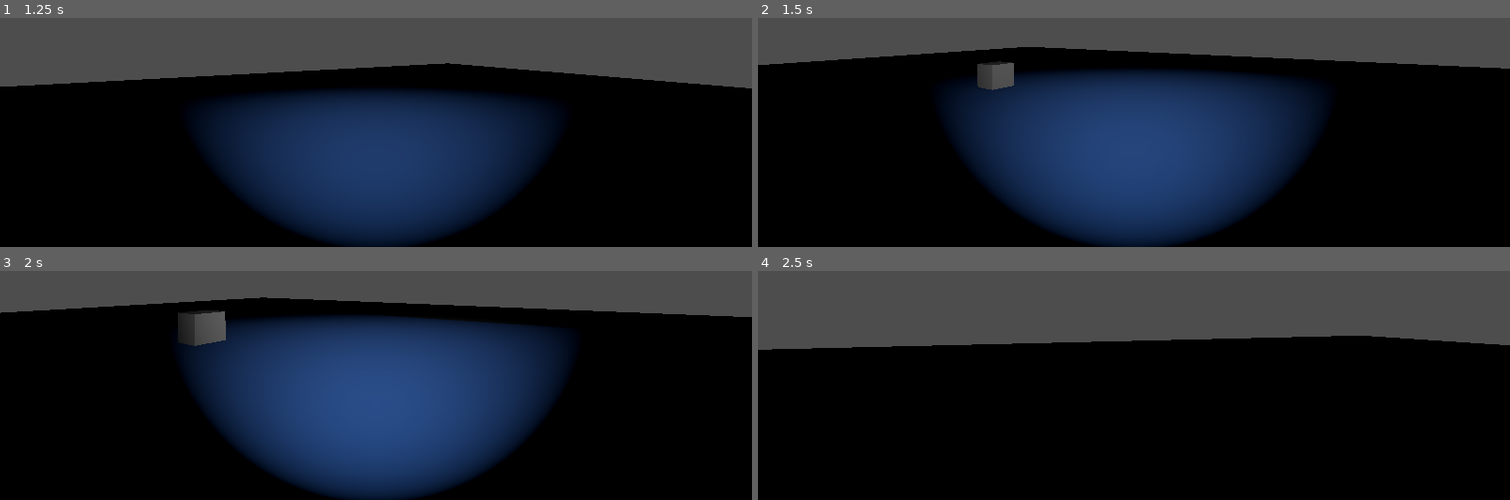
Above: before the commit, frames 1-4 (two rows, left to right).
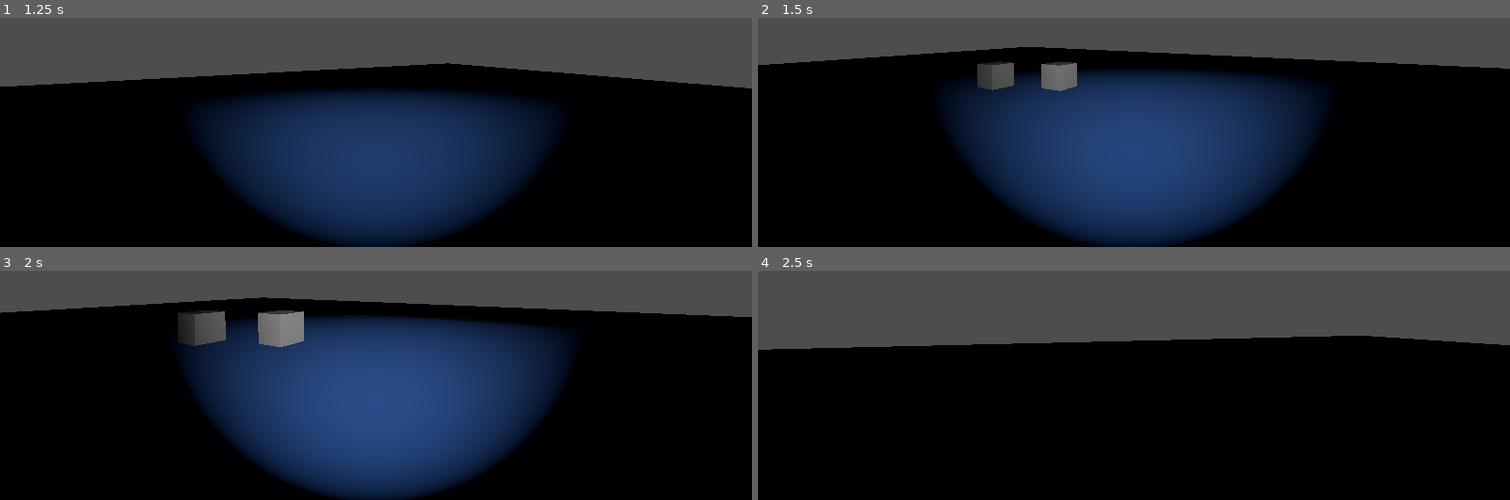
Above: after the commit, the same moments.

Repository: ztamagoru/LaboratorioII
Game: Godot game, scene res://scene_test.tscn
Same seed, same stepped clock (60 frames per second), same inputs: the game is played once before the commit and once after it. The engine's default icon, where the game draws it, is replaced by a stand-in: a white triangle on a blue panel in a dark square.
Inputs (mouse positions are in pixels of both pictures, inside the frame that each line leads up to):
- Up to frame 1 (1.25 s): tap Enter (ui_accept) at 0.5, 0.8 s; move the mouse to (413, 34) at 0.52 s; hold W (move_forward) from 0.53 s (still down); hold F (flashlight) from 0.53 s (still down); tap Space (move_jump) at 0.77 s
- Up to frame 2 (1.5 s): keep holding W (move_forward); move the mouse to (1096, 38) at 1.27 s; release F (flashlight) at 1.28 s; tap Enter (ui_accept) at 1.35 s
- Up to frame 3 (2 s): keep holding W (move_forward); tap Space (move_jump) at 1.52 s; tap E (interact, bound only after the commit) at 1.55 s
- Up to frame 4 (2.5 s): keep holding W (move_forward); move the mouse to (1149, 282) at 2.02 s; hold E (interact, bound only after the commit) from 2.03 s (still down); tap F (flashlight) at 2.3 s

Frame 1 is identical in both runs. In frame 2, 0.6% of the frame differs, in the area x 37-43%, y 18-32%; in frame 3, 0.9%, in the area x 34-41%, y 17-34%; in frame 4, nothing differs.

Commit message:
Añadido sistema del enemigo

Diff:
--- a/project.godot
+++ b/project.godot
@@ -56,3 +56,8 @@
 "events": [Object(InputEventKey,"resource_local_to_scene":false,"resource_name":"","device":-1,"window_id":0,"alt_press …(192 unchanged characters)…
 ]
 }
+interact={
+"deadzone": 0.2,
+"events": [Object(InputEventKey,"resource_local_to_scene":false,"resource_name":"","device":-1,"window_id":0,"alt_pressed":false,"shift_pressed":false,"ctrl_pressed":false,"meta_pressed":false,"pressed":false,"keycode":0,"physical_keycode":69,"key_label":0,"unicode":101,"location":0,"echo":false,"script":null)
+]
+}
--- a/scene_test.tscn
+++ b/scene_test.tscn
@@ -1,8 +1,9 @@
-[gd_scene load_steps=7 format=3 uid="uid://cvm6cqln8txh0"]
+[gd_scene load_steps=8 format=3 uid="uid://cvm6cqln8txh0"]
 
 [ext_resource type="Texture2D" uid="uid://b5lk0cj8gunfw" path="res://icon.svg" id="1_oqoec"]
 [ext_resource type="PackedScene" uid="uid://lo8hel43hvuk" path="res://scenes/components/player/player.tscn" id="2_6v5sk"]
 [ext_resource type="PackedScene" uid="uid://bgtcyrm5itu6l" path="res://scenes/components/enemies/radio enemy/radio.tscn" id="3_6v5sk"]
+[ext_resource type="PackedScene" uid="uid://cpa0wrsfhxj55" path="res://scenes/components/enemies/radio enemy/chair.tscn" id="4_k8rpb"]
 
 [sub_resource type="BoxShape3D" id="BoxShape3D_k8rpb"]
 size = Vector3(100, 1, 100)
@@ -72,5 +73,11 @@
 [node name="Player" parent="." instance=ExtResource("2_6v5sk")]
 transform = Transform3D(1, 0, 0, 0, 1, 0, 0, 0, 1, 0, 1, 0)
 
-[node name="Radio" parent="." instance=ExtResource("3_6v5sk")]
+[node name="Radio" parent="." node_paths=PackedStringArray("chair_area") instance=ExtResource("3_6v5sk")]
 transform = Transform3D(1, 0, 0, 0, 1, 0, 0, 0, 1, -9.51149, 0.615511, -11.2153)
+chair_area = NodePath("../Chair/ChairArea")
+
+[node name="Chair" parent="." instance=ExtResource("4_k8rpb")]
+transform = Transform3D(1, 0, 0, 0, 1, 0, 0, 0, 1, -6.99168, 0.31023, -12.3487)
+
+[editable path="Chair"]
--- /dev/null
+++ b/scenes/components/enemies/radio enemy/chair.gd
@@ -0,0 +1,94 @@
+extends Area3D
+
+signal player_sat_down
+signal player_stood_up
+
+@export var sit_position: Marker3D
+@export var prompt_label: Label3D
+
+var player_in_range: bool = false
+var player_is_sitting: bool = false
+var player_ref: Node3D = null
+
+func _ready():
+	body_entered.connect(_on_body_entered)
+	body_exited.connect(_on_body_exited)
+
+	if prompt_label:
+		prompt_label.visible = false
+
+func _on_body_entered(body):
+	if body.is_in_group("player"):
+		player_in_range = true
+		player_ref = body
+
+		if prompt_label:
+			prompt_label.visible = true
+			prompt_label.text = "[E] Sentarse"
+
+func _on_body_exited(body):
+	if body.is_in_group("player") and not player_is_sitting:
+		player_in_range = false
+		player_ref = null
+
+		if prompt_label:
+			prompt_label.visible = false
+
+func _input(event):
+	# SENTARSE con E
+	if player_in_range and not player_is_sitting:
+		if event is InputEventKey and event.pressed and event.keycode == KEY_E:
+			sit_down()
+		elif event.is_action_pressed("interact"):
+			sit_down()
+
+	# LEVANTARSE con Espacio
+	elif player_is_sitting and event.is_action_pressed("ui_accept"):
+		stand_up()
+
+func sit_down():
+	if not player_ref:
+		return
+
+	if not sit_position:
+		return
+
+	player_is_sitting = true
+
+	# Mover al jugador
+	player_ref.global_position = sit_position.global_position
+	player_ref.global_rotation = sit_position.global_rotation
+
+	# Desactivar movimiento
+	if player_ref.has_method("set_can_move"):
+		player_ref.set_can_move(false)
+	else:
+		player_ref.set_physics_process(false)
+
+	if prompt_label:
+		prompt_label.visible = false
+
+	# AVISAR A LA RADIO
+	player_sat_down.emit()
+
+func stand_up():
+	if not player_is_sitting:
+		return
+
+	player_is_sitting = false
+
+	# Reactivar movimiento
+	if player_ref:
+		if player_ref.has_method("set_can_move"):
+			player_ref.set_can_move(true)
+		else:
+			player_ref.set_physics_process(true)
+
+		# Mover un poco adelante
+		player_ref.global_position += player_ref.global_transform.basis.z * 1.0
+
+	# AVISAR A LA RADIO
+	player_stood_up.emit()
+
+	if player_in_range and prompt_label:
+		prompt_label.visible = true
--- /dev/null
+++ b/scenes/components/enemies/radio enemy/chair.tscn
@@ -0,0 +1,33 @@
+[gd_scene load_steps=6 format=3 uid="uid://cpa0wrsfhxj55"]
+
+[ext_resource type="Script" uid="uid://coxxlfvhvjwwv" path="res://scenes/components/enemies/radio enemy/chair.gd" id="1_lhth8"]
+
+[sub_resource type="PhysicsMaterial" id="PhysicsMaterial_lhth8"]
+
+[sub_resource type="BoxMesh" id="BoxMesh_lhth8"]
+
+[sub_resource type="BoxShape3D" id="BoxShape3D_lhth8"]
+
+[sub_resource type="BoxShape3D" id="BoxShape3D_7ib1l"]
+size = Vector3(0.996582, 1, 1)
+
+[node name="Chair" type="StaticBody3D"]
+physics_material_override = SubResource("PhysicsMaterial_lhth8")
+
+[node name="MeshInstance3D" type="MeshInstance3D" parent="."]
+mesh = SubResource("BoxMesh_lhth8")
+
+[node name="CollisionShape3D" type="CollisionShape3D" parent="."]
+shape = SubResource("BoxShape3D_lhth8")
+
+[node name="ChairArea" type="Area3D" parent="." node_paths=PackedStringArray("sit_position")]
+transform = Transform3D(3, 0, 0, 0, 1, 0, 0, 0, 3, 0, 0, 0)
+script = ExtResource("1_lhth8")
+sit_position = NodePath("../SitPosition")
+
+[node name="CollisionShape3D" type="CollisionShape3D" parent="ChairArea"]
+transform = Transform3D(1, 0, 0, 0, 1, 0, 0, 0, 1, 0.00170898, 0, 0)
+shape = SubResource("BoxShape3D_7ib1l")
+
+[node name="SitPosition" type="Marker3D" parent="."]
+transform = Transform3D(1, 0, 0, 0, 1, 0, 0, 0, 1, 0, 0.279857, 0)
--- a/scenes/components/enemies/radio enemy/radio.gd
+++ b/scenes/components/enemies/radio enemy/radio.gd
@@ -1,29 +1,139 @@
 extends RigidBody3D
 
 @export var radio_music : AudioStreamPlayer3D
-
 @export var pause_timer : Timer
 @export var playing_timer : Timer
 
-const pause_min : int = 10
-const pause_max : int = 20
+@export var chair_area : Area3D
 
-const play_min : int = 25
-const play_max : int = 50
+# Configuración de eventos de distorsión
+@export_group("Distortion Settings")
+@export var min_time_between_distortions: float = 10.0  # Tiempo mínimo entre distorsiones
+@export var max_time_between_distortions: float = 30.0  # Tiempo máximo entre distorsiones
+@export var distortion_duration: float = 10.0  # Duración de la distorsión
+
+# Variables para el sistema de distorsión
+var is_distorting: bool = false
+var is_player_seated: bool = false
+var distortion_timer: float = 0.0
+var next_distortion_timer: float = 0.0
+var original_pitch: float = 1.0
+var player_reference: CharacterBody3D = null
 
 func _ready():
-	radio_music.play(0.0)
-	playing_timer.start(float(random_duration(play_min, play_max)))
+	if radio_music:
+		original_pitch = radio_music.pitch_scale
+		radio_music.play(0.0)
 
-func _on_playing_timer_timeout() -> void:
-	radio_music.stop()
-	pause_timer.start(float(random_duration(pause_min, pause_max)))
+	# Programar el primer evento de distorsión
+	schedule_next_distortion()
 
-func _on_pause_timer_timeout() -> void:
-	radio_music.play(0.0)
-	playing_timer.start(float(random_duration(play_min, play_max)))
+	if chair_area:
+		chair_area.player_sat_down.connect(_on_player_sat_down)
+		chair_area.player_stood_up.connect(_on_player_stood_up)
 
-func random_duration(min : int, max : int):
-	var duration = randi_range(min, max)
-	print(duration)
-	return duration
+func _process(delta):
+	# Contador para el próximo evento de distorsión
+	if not is_distorting and next_distortion_timer > 0:
+		next_distortion_timer -= delta
+		if next_distortion_timer <= 0:
+			start_distortion()
+	else:
+		distortion_timer += delta
+		var progress = distortion_timer / distortion_duration
+
+		apply_distortion(progress)
+
+		if distortion_timer >= distortion_duration:
+			end_distortion()
+
+func schedule_next_distortion():
+	next_distortion_timer = randf_range(min_time_between_distortions, max_time_between_distortions)
+	print("Próxima distorsión en: %.1f segundos" % next_distortion_timer)
+
+func start_distortion():
+	is_distorting = true
+	distortion_timer = 0.0
+	print("¡ALERTA! La radio comienza a distorsionarse...")
+	print("¡Corre a sentarte en la silla antes de que sea tarde!")
+	print("Tienes %.0f segundos..." % distortion_duration)
+
+func apply_distortion(progress: float):
+	if not radio_music:
+		return
+
+	# Distorsión de pitch (fluctúa de manera errática)
+	var pitch_variation = sin(progress * PI * 6.0) * 0.4 * progress
+	radio_music.pitch_scale = original_pitch + pitch_variation - (progress * 0.3)
+
+	# Reducir volumen gradualmente hasta silencio total
+	var volume_db = lerp(0.0, -80.0, progress)
+	radio_music.volume_db = volume_db
+
+	# Efecto de "corte" aleatorio cuando está muy distorsionado
+	if progress > 0.6 and randf() < 0.15:
+		radio_music.volume_db = -80.0
+		await get_tree().create_timer(0.05).timeout
+		if is_distorting:  # Verificar que aún está en distorsión
+			radio_music.volume_db = lerp(0.0, -80.0, progress)
+
+func end_distortion():
+	is_distorting = false
+	distortion_timer = 0.0
+
+	if radio_music:
+		radio_music.stop()
+
+	print("La música se detuvo")
+
+	# Verificar si el jugador está sentado
+	if is_player_seated:
+		# El jugador sobrevive
+		print("¡SOBREVIVISTE!")
+		await get_tree().create_timer(1.0).timeout
+		restore_audio()
+		schedule_next_distortion()
+	else:
+		# El jugador muere
+		print("¡NO ESTABAS SENTADO! GAME OVER")
+		await get_tree().create_timer(0.5).timeout
+		kill_player()
+
+func restore_audio():
+	if radio_music:
+		# Restaurar configuración original
+		radio_music.pitch_scale = original_pitch
+		radio_music.volume_db = 0.0
+		# Reiniciar la música
+		radio_music.play(0.0)
+		print("La música vuelve a la normalidad")
+
+func kill_player():
+	print(" === GAME OVER ===")
+
+	# Desactivar físicas del jugador
+	if player_reference:
+		player_reference.set_physics_process(false)
+		# Si tienes un script de movimiento, desactívalo
+		if player_reference.has_method("disable_movement"):
+			player_reference.disable_movement()
+
+	# Mostrar Game Over
+	show_game_over()
+
+func show_game_over():
+	# Implementar pantalla de Game Over
+	await get_tree().create_timer(2.0).timeout
+	get_tree().paused = true
+
+# Funciones para detectar si el jugador está sentado
+func _on_player_sat_down():
+	is_player_seated = true
+	print("Jugador sentado en la silla (a salvo)")
+
+func _on_player_stood_up():
+	if not is_distorting:
+		is_player_seated = false
+		print("Jugador se levantó de la silla")
+	else:
+		print("No puedes levantarte durante la distorsión!")
--- a/scenes/components/player/player.tscn
+++ b/scenes/components/player/player.tscn
@@ -138,7 +138,7 @@
 &"head_bop": SubResource("Animation_da40g")
 }
 
-[node name="Player" type="CharacterBody3D" node_paths=PackedStringArray("animation_player", "flashlight")]
+[node name="Player" type="CharacterBody3D" node_paths=PackedStringArray("animation_player", "flashlight") groups=["player"]]
 script = ExtResource("1_1xbud")
 animation_player = NodePath("AnimationPlayer")
 flashlight = NodePath("Camera3D/Flashlight")
Not shown, added: scenes/components/enemies/radio enemy/chair.gd.uid
